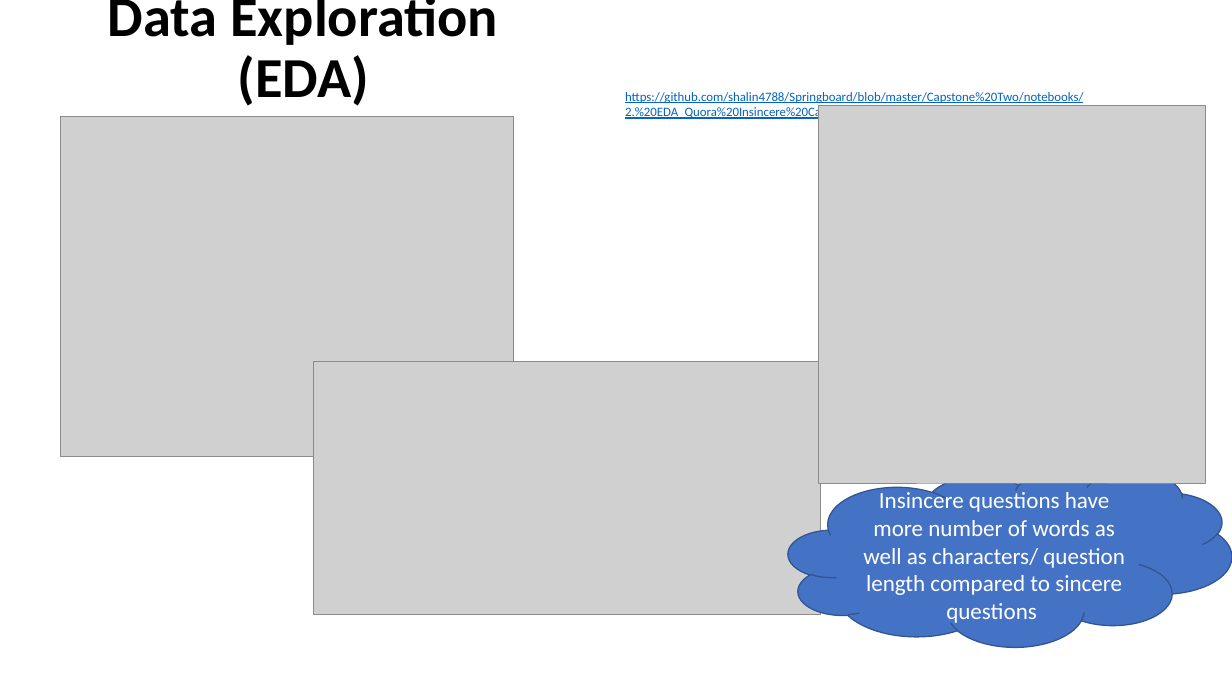
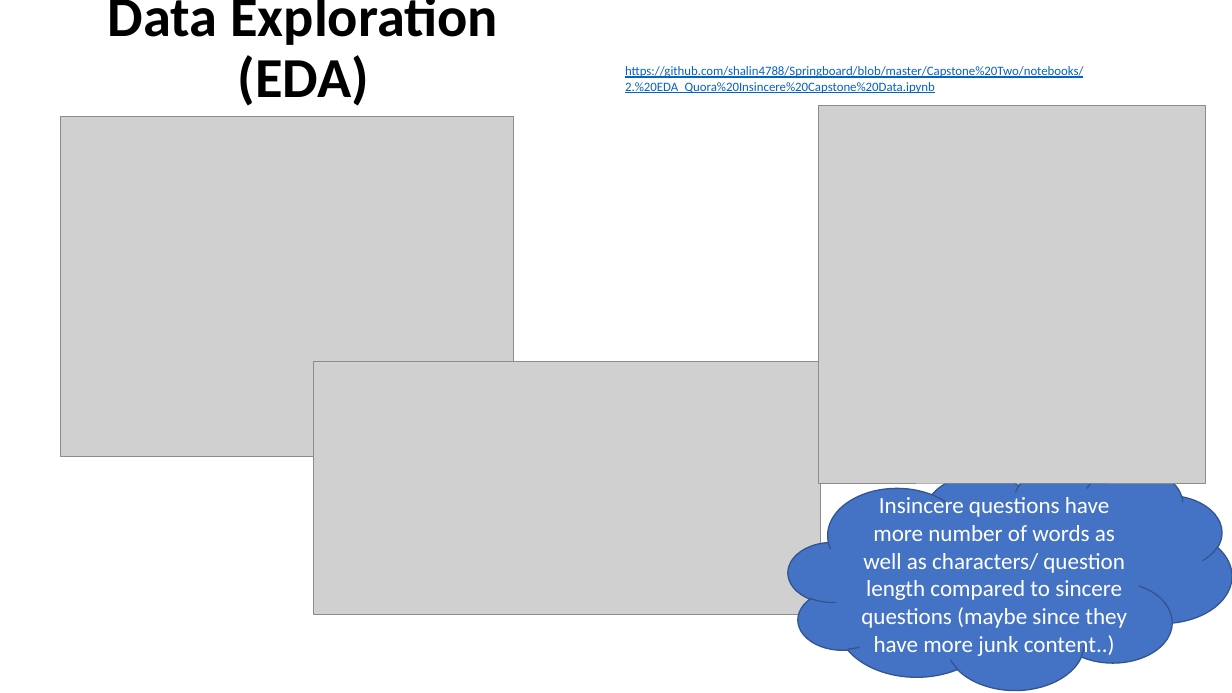
Before and after one commit to shalin4788/Springboard-Do-not-refer-, a slide deck: slide 6 of Capstone Two/reports/Capstone_Presentation.pptx. Drawn at 1232x693 pixels with LibreOffice and Linux fonts; fonts in the diff are those of the drawing; grey boxes stand for pictures. Boxes give left, top, right and bottom in pixels: in the first picture for what was removed or moved away, otherwise in the second. Text is boxed around its words. In the diff, an @@ line names an element or a change of style, - is before the commit and + after.

```diff
--- a/Capstone Two/reports/Capstone_Presentation.pptx
+++ b/Capstone Two/reports/Capstone_Presentation.pptx
@@ text "https://github.com/shalin4788/Springboard/blob/master/Capsto ...": place and size @@
-text "https://github.com/shalin4788/Springboard/blob/master/Capsto ..." at [625, 92, 1084, 120]
+text "https://github.com/shalin4788/Springboard/blob/master/Capsto ..." at [625, 66, 1084, 93]
@@ cloud "Insincere questions have more number ...": place and size @@
-cloud "Insincere questions have more number ..." at [788, 471, 1232, 647]
+cloud "Insincere questions have more number ..." at [788, 469, 1232, 690]
@@ text in cloud at [861, 494, 1127, 658]: text changed @@
-Insincere questions have more number of words as well as characters/ question length compared to sincere questions
+Insincere questions have more number of words as well as characters/ question length compared to sincere questions (maybe since they have more junk content..)
```
Also in this commit, not shown: 11 other slides changed, 1 other file.
